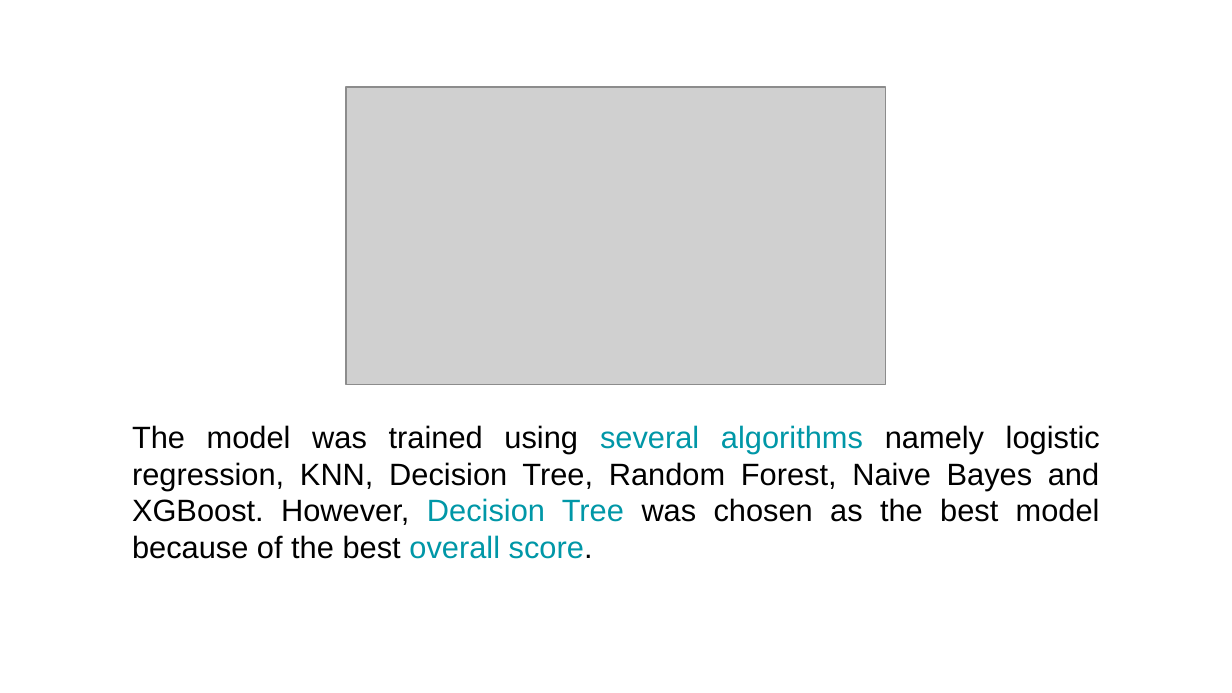
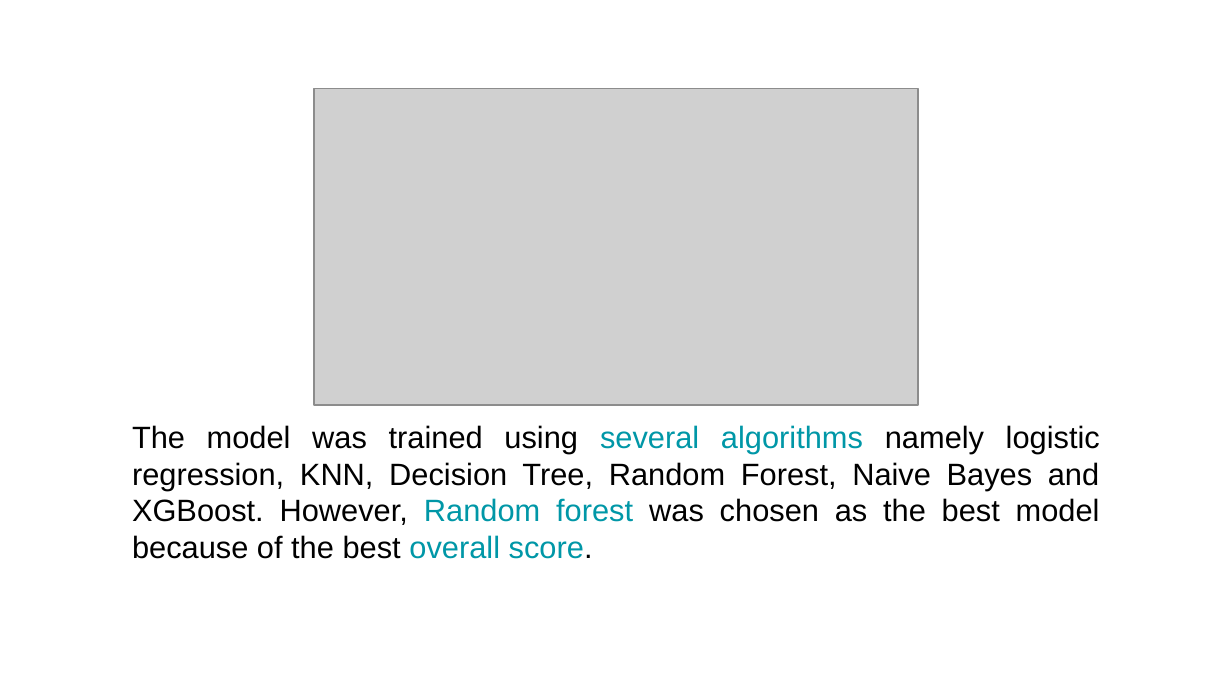
Before and after one commit to ferrysetefanus/Improving-Employee-Retention-by-Predicting-Employee-Attrition-Using-Machine-Learning, a slide deck: slide 5 of Template_Tugas_4__Improving_Employee_Retention_by_Predicting_Employee_Attrition_Using_Machine_Learning-a80598e0-2e84-49f5-aafb-c55d869fd071.pptx. Drawn at 1232x693 pixels with LibreOffice and Linux fonts; fonts in the diff are those of the drawing; grey boxes stand for pictures; background and template pictures are left out. Boxes give left, top, right and bottom in pixels: in the first picture for what was removed or moved away, otherwise in the second. Text is boxed around its words. In the diff, an @@ line names an element or a change of style, - is before the commit and + after.

```diff
--- a/Template_Tugas_4__Improving_Employee_Retention_by_Predicting_Employee_Attrition_Using_Machine_Learning-a80598e0-2e84-49f5-aafb-c55d869fd071.pptx
+++ b/Template_Tugas_4__Improving_Employee_Retention_by_Predicting_Employee_Attrition_Using_Machine_Learning-a80598e0-2e84-49f5-aafb-c55d869fd071.pptx
@@ picture: place and size @@
-picture at (346,87,886,384)
+picture at (314,89,918,405)
@@ text at (132,425,1100,559): text changed @@
-The model was trained using several algorithms namely logistic regression, KNN, Decision Tree, Random Forest, Naive Bayes and XGBoost. However, Decision Tree was chosen as the best model because of the best overall score.
+The model was trained using several algorithms namely logistic regression, KNN, Decision Tree, Random Forest, Naive Bayes and XGBoost. However, Random forest was chosen as the best model because of the best overall score.
```
Also in this commit, not shown: 3 other slides changed, 1 other file.
